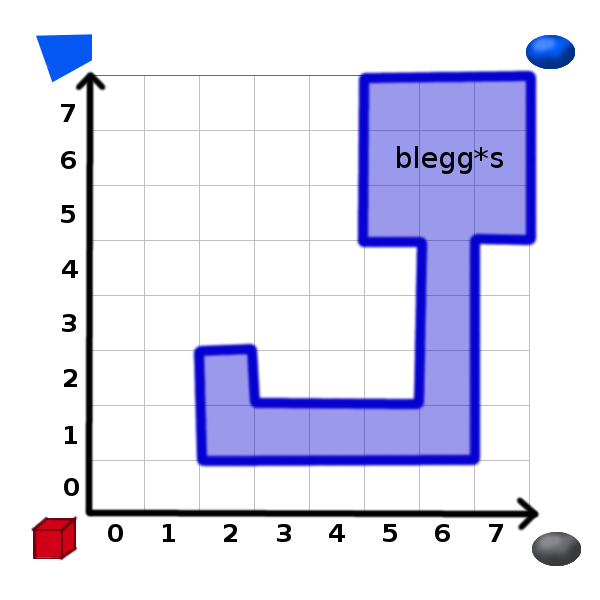
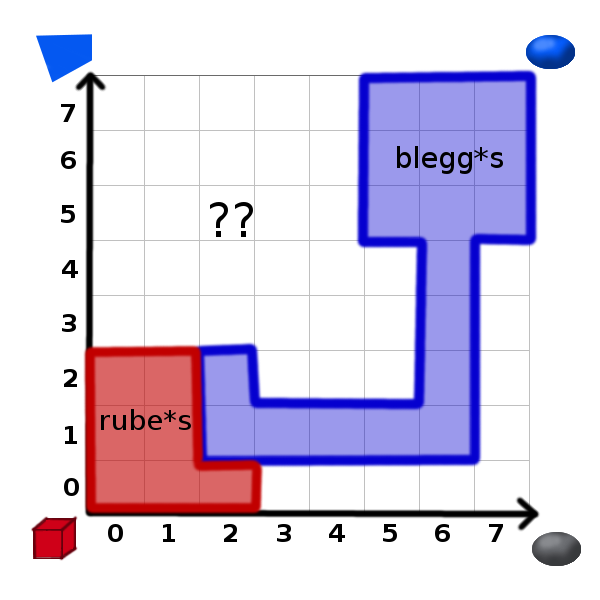
The second 600px x 600px image is a revision of the first. Changes to its layers:
added layer "??" above "rube*s" over [210,202,253,237]
added layer "rube*s" above "rube-star-shading" over [101,409,191,430]
added layer "rube-star-shading" above "rube-star" over [88,352,255,510]
added layer "rube-star" above "blegg*s" over [83,344,264,515]
